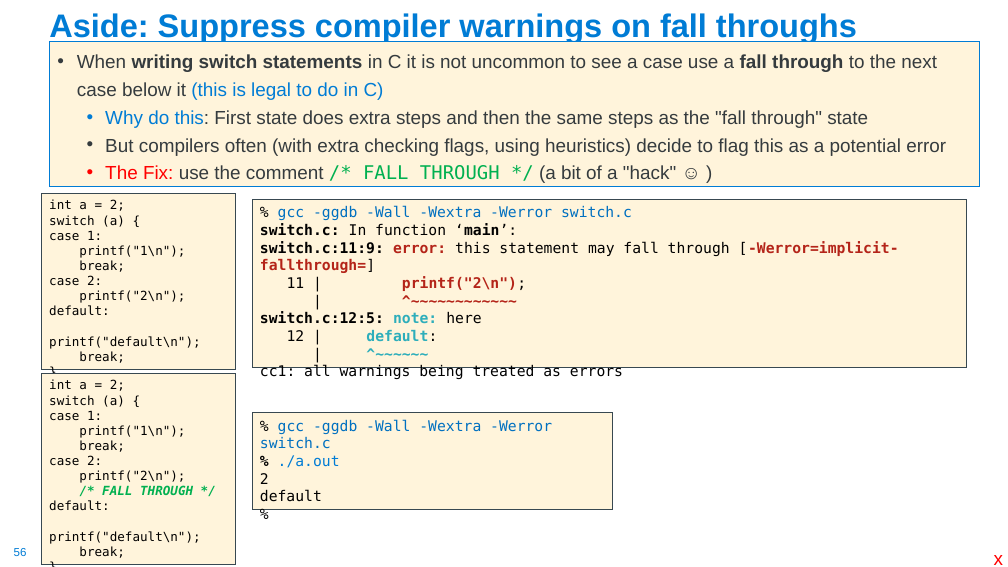
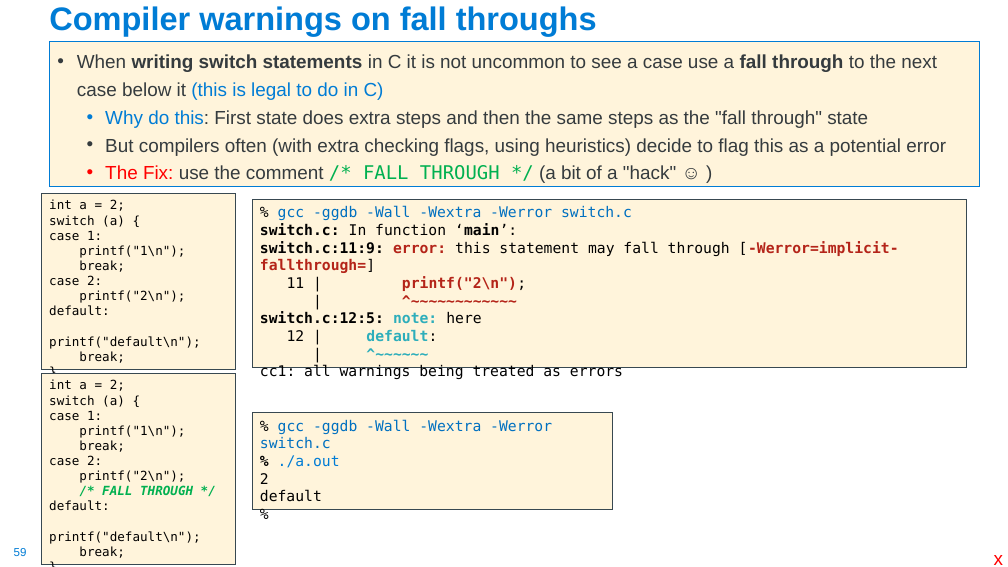
Before and after one commit to cse30-sp24/Muller-Slides, a slide deck: slide 59 of 01-C-Part1.pptx (slide 56 before the commit). Drawn at 1008x567 pixels with LibreOffice and Linux fonts; fonts in the diff are those of the drawing. Boxes give left, top, right and bottom in pixels: in the first picture for what was removed or moved away, otherwise in the second. Text is boxed around its words. In the diff, an @@ line names an element or a change of style, - is before the commit and + after.

```diff
--- a/01-C-Part1.pptx
+++ b/01-C-Part1.pptx
@@ title at [49, 6, 597, 36]: text changed @@
-Aside: Suppress compiler warnings on fall throughs
+Compiler warnings on fall throughs
```
Also in this commit, not shown: 5 other slides changed, 4 slides added, 1 other file.
